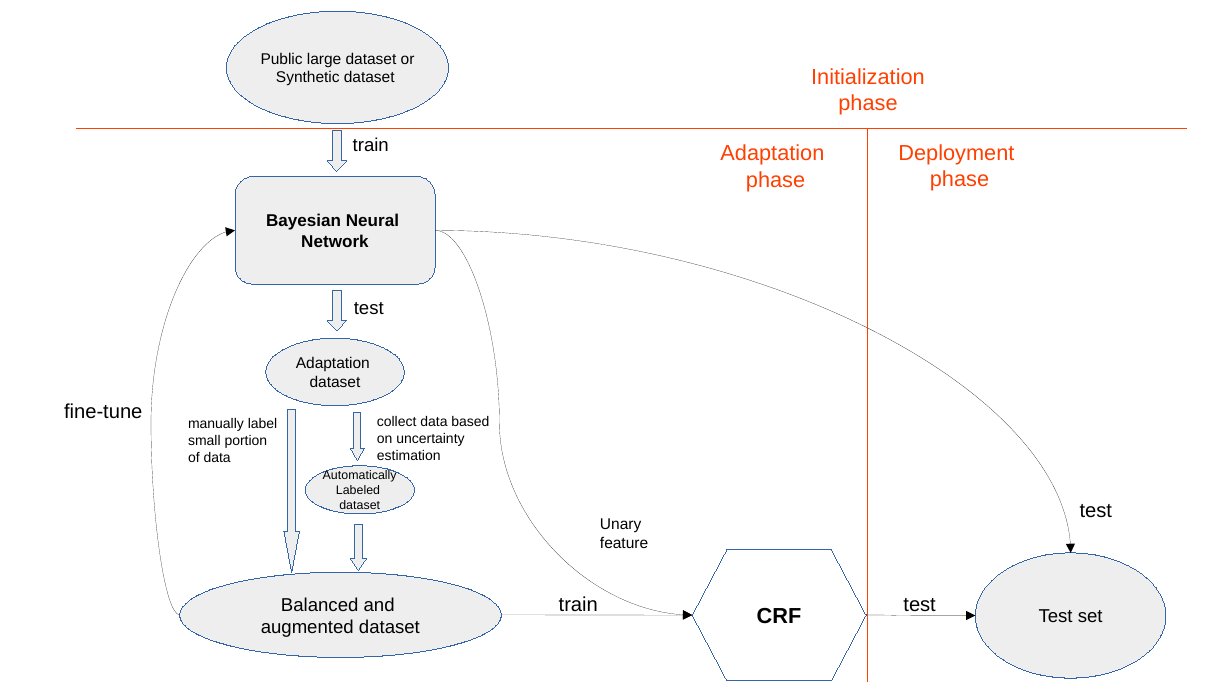
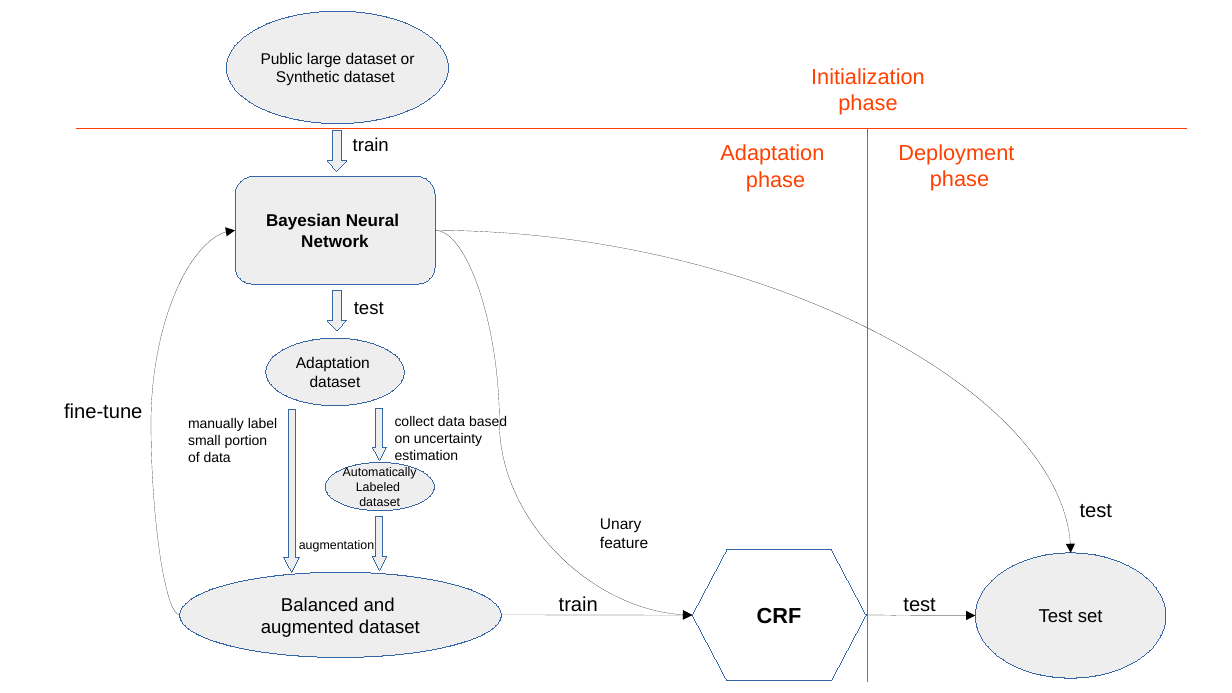
Before and after one commit to JianxiangFENG/Master-thesis, a slide deck: slide 1 of figures/continuous_learning.odp. Drawn at 1232x693 pixels with LibreOffice and Linux fonts; fonts in the diff are those of the drawing. Boxes give left, top, right and bottom in pixels: in the first picture for what was removed or moved away, otherwise in the second. Text is boxed around its words. In the diff, an @@ line names an element or a change of style, - is before the commit and + after.

```diff
--- a/figures/continuous_learning.odp
+++ b/figures/continuous_learning.odp
@@ down arrow: place and size @@
-down arrow at (351, 413, 364, 461)
+down arrow at (372, 408, 386, 461)
@@ text "collect data based on uncertainty ..." rewrapped from (377, 416, 489, 460) to (395, 416, 507, 464) @@
@@ ellipse "Automatically": place and size @@
-ellipse "Automatically" at (305, 466, 415, 514)
+ellipse "Automatically" at (325, 463, 435, 511)
@@ proportions changed in 3 elements at (284, 409, 300, 572), (372, 408, 386, 461), (372, 517, 386, 571) @@
@@ down arrow: place and size @@
-down arrow at (351, 524, 367, 570)
+down arrow at (372, 517, 386, 571)
@@ text added at (299, 540, 374, 552), 8 pt, text #000000 @@
+augmentation
```
Also in this commit, not shown: 28 other files.
